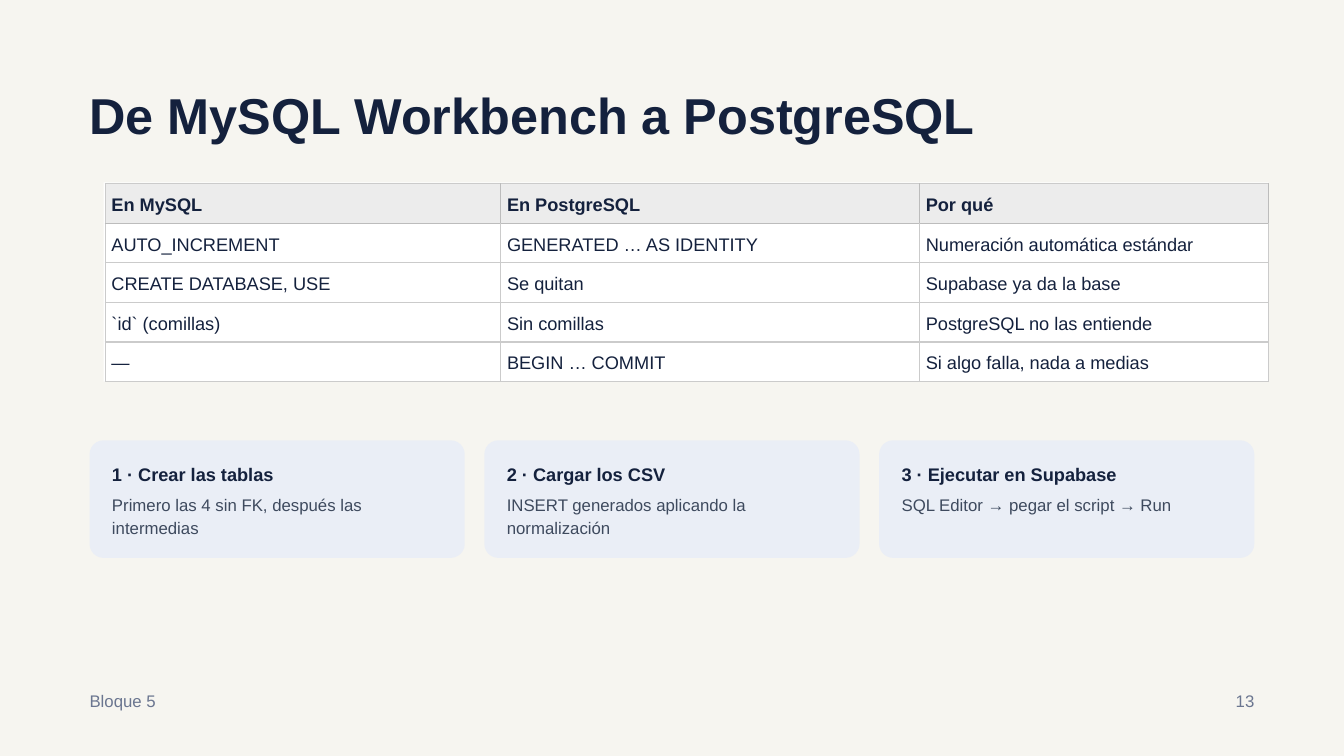
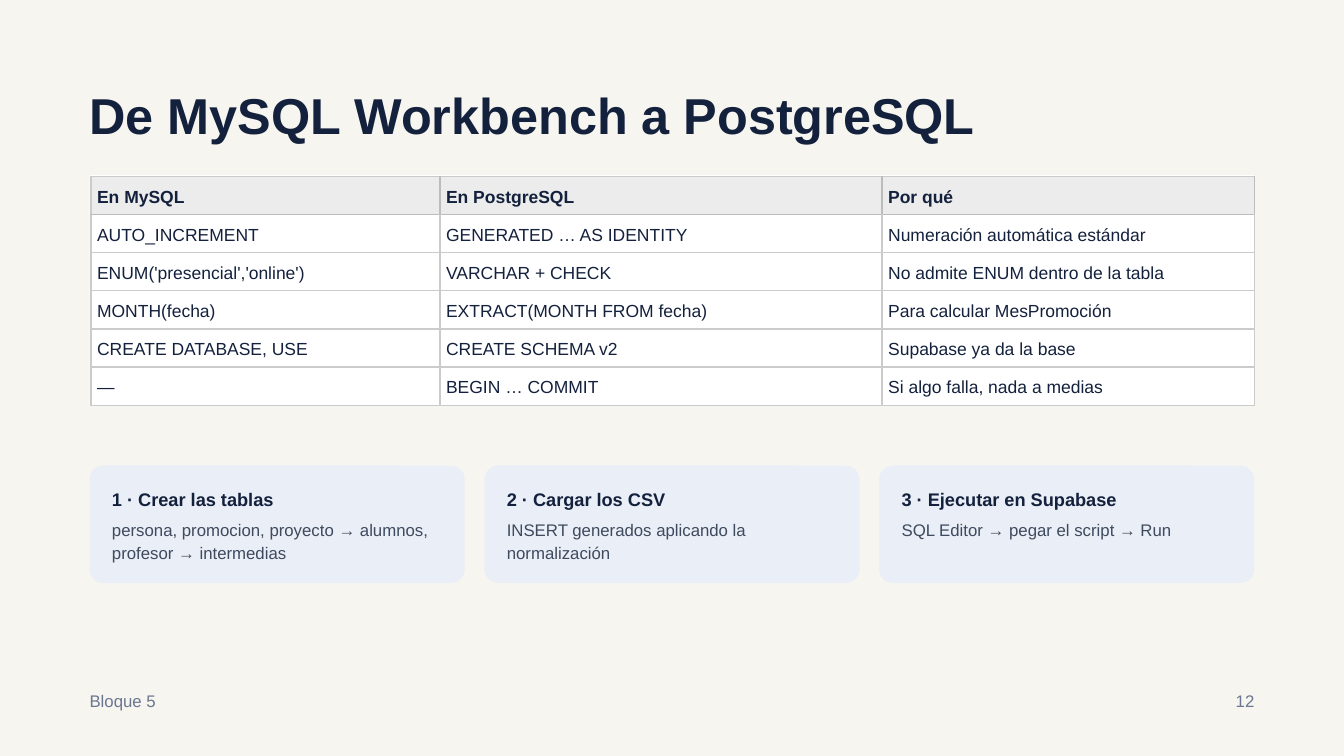
Before and after one commit to palejandra1111-dotcom/ProyectoGrupal-BBDD, a slide deck: slide 12 of docs/Presentacion.pptx. Drawn at 1344x756 pixels with LibreOffice and Linux fonts; fonts in the diff are those of the drawing. Boxes give left, top, right and bottom in pixels: in the first picture for what was removed or moved away, otherwise in the second. Text is boxed around its words. In the diff, an @@ line names an element or a change of style, - is before the commit and + after.

```diff
--- a/docs/Presentacion.pptx
+++ b/docs/Presentacion.pptx
@@ rectangle: place and size @@
-rectangle at <box>104,182,1269,382</box>
+rectangle at <box>90,175,1255,405</box>
@@ table at <box>91,176,1254,405</box> @@
-row 3: CREATE DATABASE, USE | Se quitan | Supabase ya da la base
-row 4: `id` (comillas) | Sin comillas | PostgreSQL no las entiende
+row 3: ENUM('presencial','online') | VARCHAR + CHECK | No admite ENUM dentro de la tabla
+row 4: MONTH(fecha) | EXTRACT(MONTH FROM fecha) | Para calcular MesPromoción
+row 5: CREATE DATABASE, USE | CREATE SCHEMA v2 | Supabase ya da la base
@@ table: place and size @@
-table at <box>105,184,1268,381</box>
+table at <box>91,176,1254,405</box>
@@ 5 texts, 3 rounded rectangles: place and size @@
-5 texts, 3 rounded rectangles at <box>90,441,1254,559</box>
+5 texts, 3 rounded rectangles at <box>90,466,1254,584</box>
@@ text at <box>112,524,428,563</box>: text changed @@
-Primero las 4 sin FK, después las intermedias
+persona, promocion, proyecto → alumnos, profesor → intermedias
@@ text at <box>1236,695,1255,707</box>: text changed @@
-13
+12
```
Also in this commit, not shown: 12 other slides changed, 1 slide added, 1 slide removed, 27 other files.
